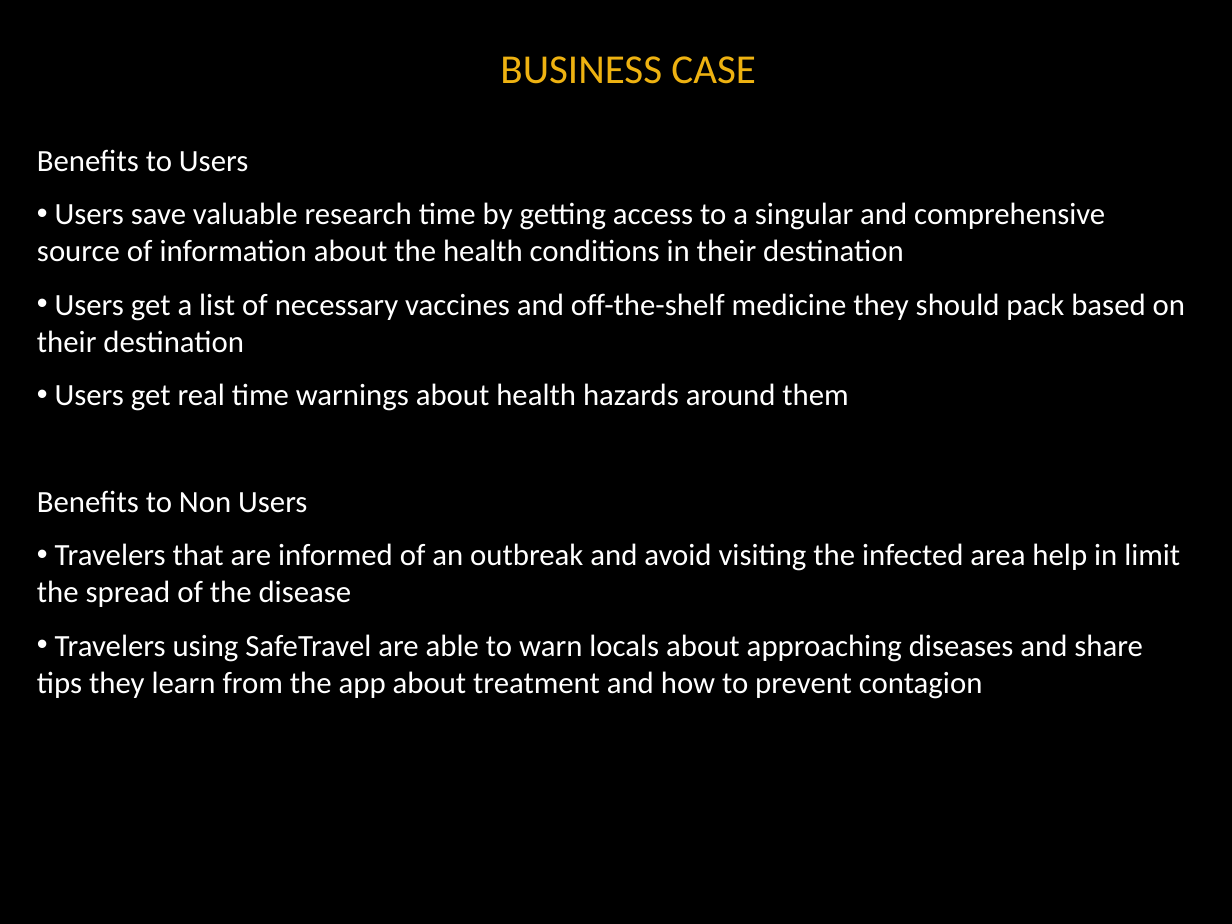
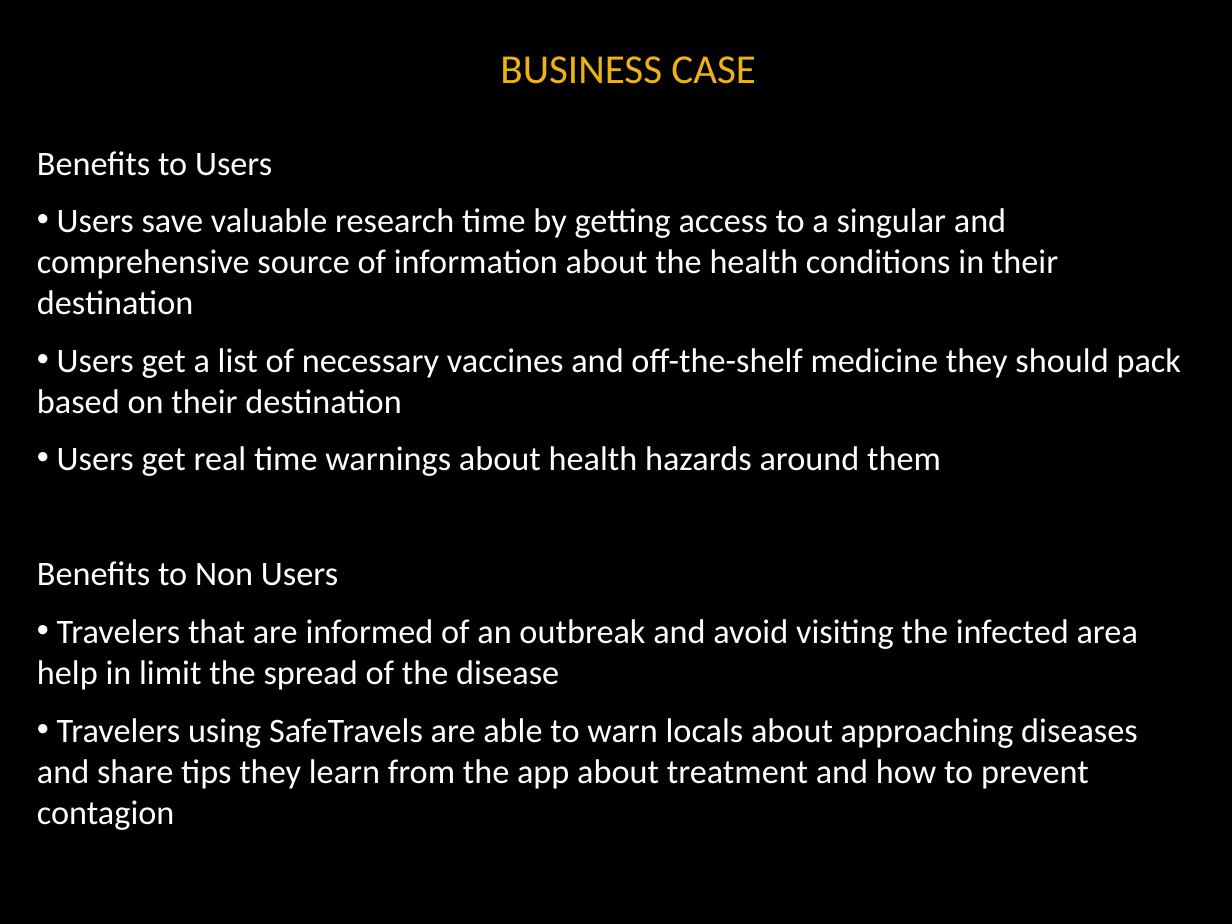
Before and after one commit to noanadler/RockStars, a slide deck: slide 10 of Deliverable1/Docs/TopicPresentation.pptx (slide 9 before the commit). Drawn at 1232x924 pixels with LibreOffice and Linux fonts; fonts in the diff are those of the drawing; background and template pictures are left out. Boxes give left, top, right and bottom in pixels: in the first picture for what was removed or moved away, otherwise in the second. Text is boxed around its words. In the diff, an @@ line names an element or a change of style, - is before the commit and + after.

```diff
--- a/Deliverable1/Docs/TopicPresentation.pptx
+++ b/Deliverable1/Docs/TopicPresentation.pptx
@@ text at <box>37,151,1181,690</box>: size 18 to 20 pt in "Benefits to Users", "Users save valuable research time by getting ...", "Users get a list of necessary vaccines ...", "Users get real time warnings about health ..." and 2 more places @@
@@ text at <box>37,718,1138,830</box>: text changed; size 18 to 20 pt @@
-• Travelers using SafeTravel are able to warn locals about approaching diseases and share tips they learn from the app about treatment and how to prevent contagion
+• Travelers using SafeTravels are able to warn locals about approaching diseases and share tips they learn from the app about treatment and how to prevent contagion
```
Also in this commit, not shown: 3 other slides changed, 1 slide added.
